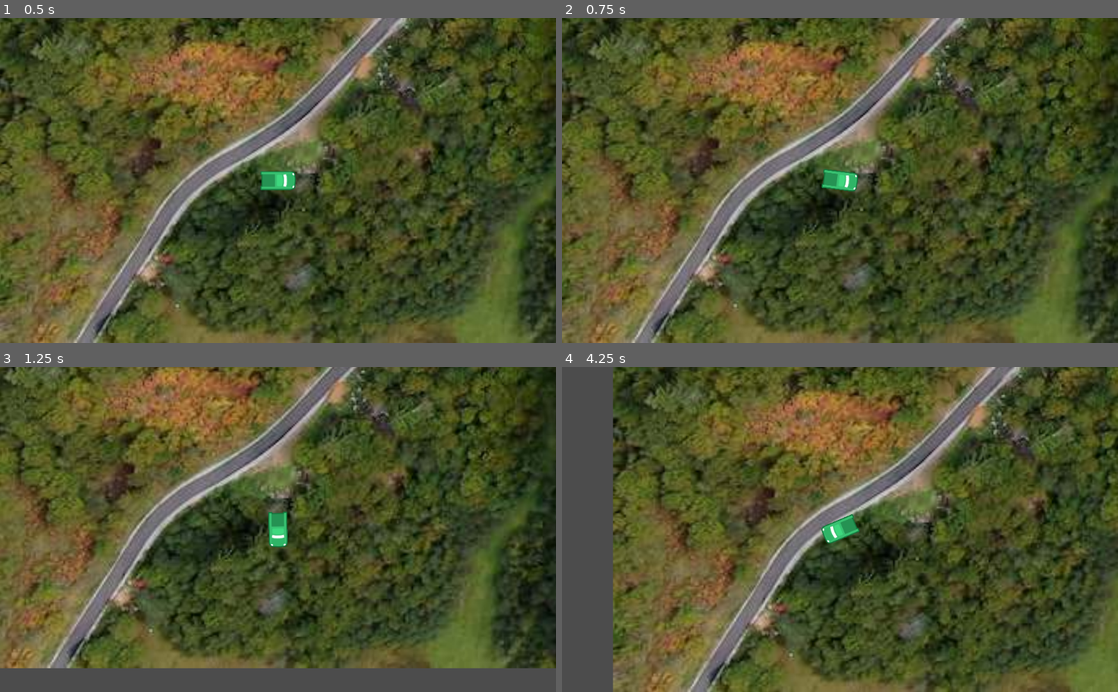
Above: before the commit, frames 1-4 (two rows, left to right).
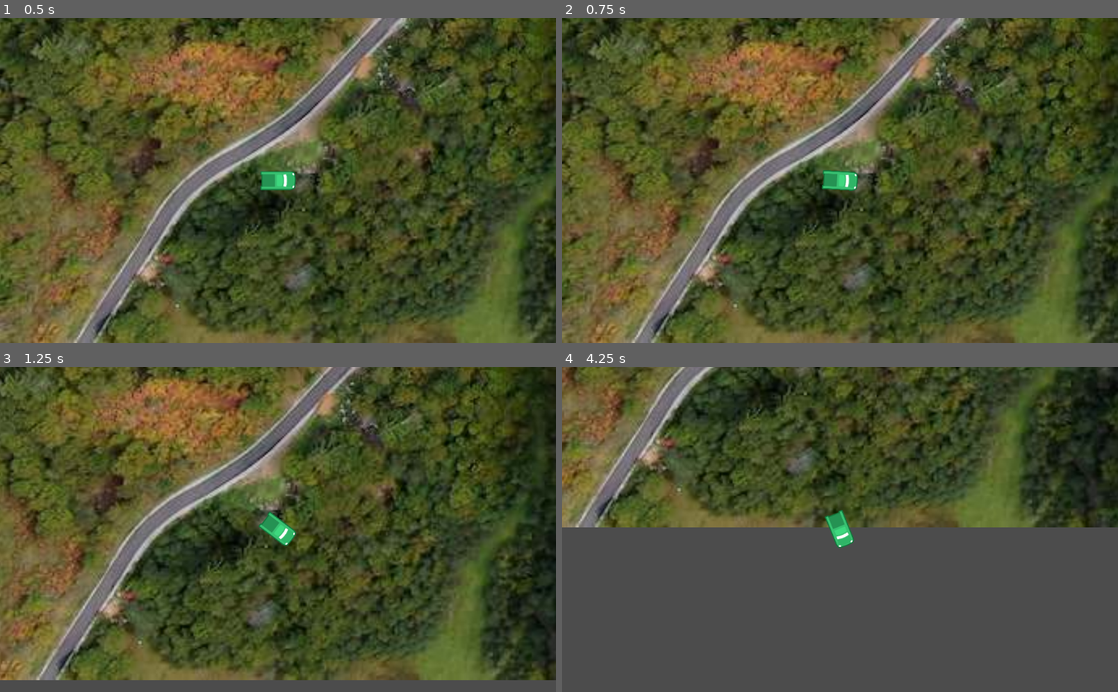
Above: after the commit, the same moments.

Repository: ilyanengen/uazik
Game: Godot game, scene res://source/levels/Level1.tscn
The game is run twice, just before and just after one commit, with the same random seed, the same clock (stepped at 60 frames per second) and the same inputs.
Inputs:
- Up to frame 1 (0.5 s): no input
- Up to frame 2 (0.75 s): tap Enter at 0.5 s; hold Right (right) from 0.53 s (still down); hold Up (gas) from 0.53 s (still down)
- Up to frame 3 (1.25 s): keep holding Right (right); keep holding Up (gas)
- Up to frame 4 (4.25 s): release Right (right) at 1.28 s; release Up (gas) at 1.28 s; hold Down (brake) 1.28-2.03 s; tap Up (gas) at 1.35, 2.85 s; hold Up (gas) 2.03-2.78 s; hold Right (right) 2.03-3.53 s; hold Left (left) from 3.53 s (still down); hold Up (gas) from 3.53 s (still down)

Frame 1 is identical in both runs. In frame 2, less than 0.1% of the frame differs, in the area x 46-54%, y 46-54%; in frame 3, 41%; in frame 4, 82%, in the area x 0-100%, y 0-100%.

Commit message:
updated steering angle

Diff:
--- a/source/actors/Player.gd
+++ b/source/actors/Player.gd
@@ -1,7 +1,7 @@
 extends KinematicBody2D
 
-var wheel_base = 70  # Distance from front to rear wheel
-var steering_angle = 15  # Amount that front wheel turns, in degrees
+var wheel_base = 128  # Distance from front to rear wheel = sprite length
+var steering_angle = 120 #45 # Amount that front wheel turns, in degrees
 var velocity = Vector2.ZERO
 var steer_angle
 var engine_power = 800  # Forward acceleration force.
